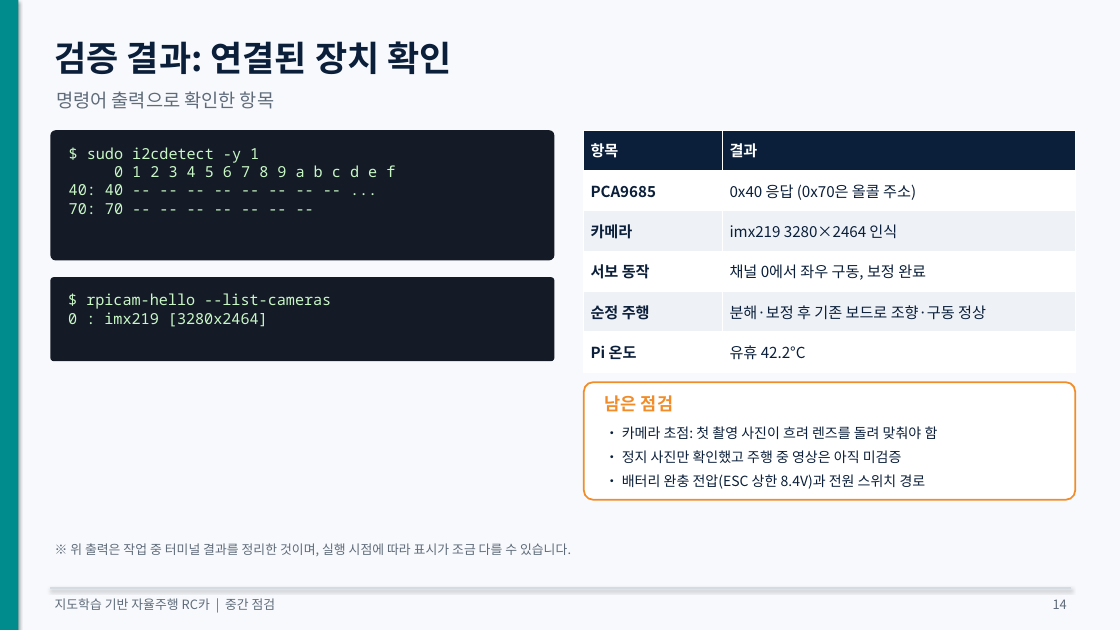
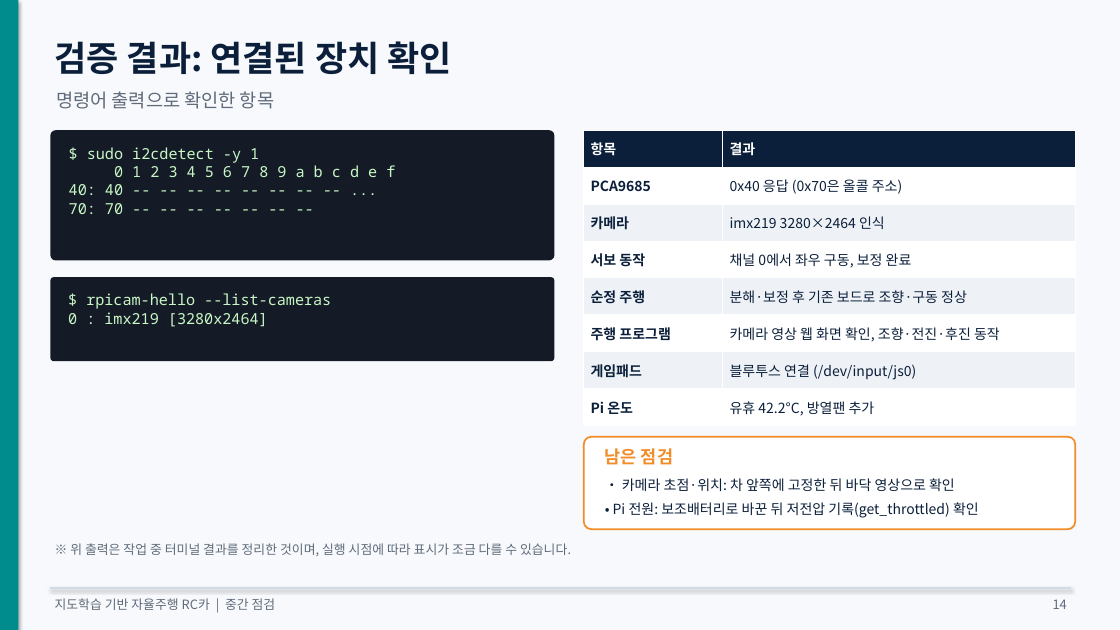
Before and after one commit to KMUTMU/Robot, a slide deck: slide 14 of 중간점검_자율주행RC카.pptx. Drawn at 1120x630 pixels with LibreOffice and Linux fonts; fonts in the diff are those of the drawing. Boxes give left, top, right and bottom in pixels: in the first picture for what was removed or moved away, otherwise in the second. Text is boxed around its words. In the diff, an @@ line names an element or a change of style, - is before the commit and + after.

```diff
--- a/중간점검_자율주행RC카.pptx
+++ b/중간점검_자율주행RC카.pptx
@@ table at <box>584,130,1075,426</box> @@
-row 6: Pi 온도 | 유휴 42.2°C
+row 6: 주행 프로그램 | 카메라 영상 웹 화면 확인, 조향·전진·후진 동작
+row 7: 게임패드 | 블루투스 연결 (/dev/input/js0)
+row 8: Pi 온도 | 유휴 42.2°C, 방열팬 추가
@@ rounded rectangle: place and size @@
-rounded rectangle at <box>584,382,1075,500</box>
+rounded rectangle at <box>584,437,1075,529</box>
@@ text "남은 점검": place and size @@
-text "남은 점검" at <box>605,395,673,412</box>
+text "남은 점검" at <box>605,448,673,465</box>
@@ text at <box>613,478,979,518</box>: text changed @@
-• 카메라 초점: 첫 촬영 사진이 흐려 렌즈를 돌려 맞춰야 함
-• 정지 사진만 확인했고 주행 중 영상은 아직 미검증
-• 배터리 완충 전압(ESC 상한 8.4V)과 전원 스위치 경로
+• 카메라 초점·위치: 차 앞쪽에 고정한 뒤 바닥 영상으로 확인
+• Pi 전원: 보조배터리로 바꾼 뒤 저전압 기록(get_throttled) 확인
```
Also in this commit, not shown: 9 other slides changed, 3 slides added, 5 other files.
